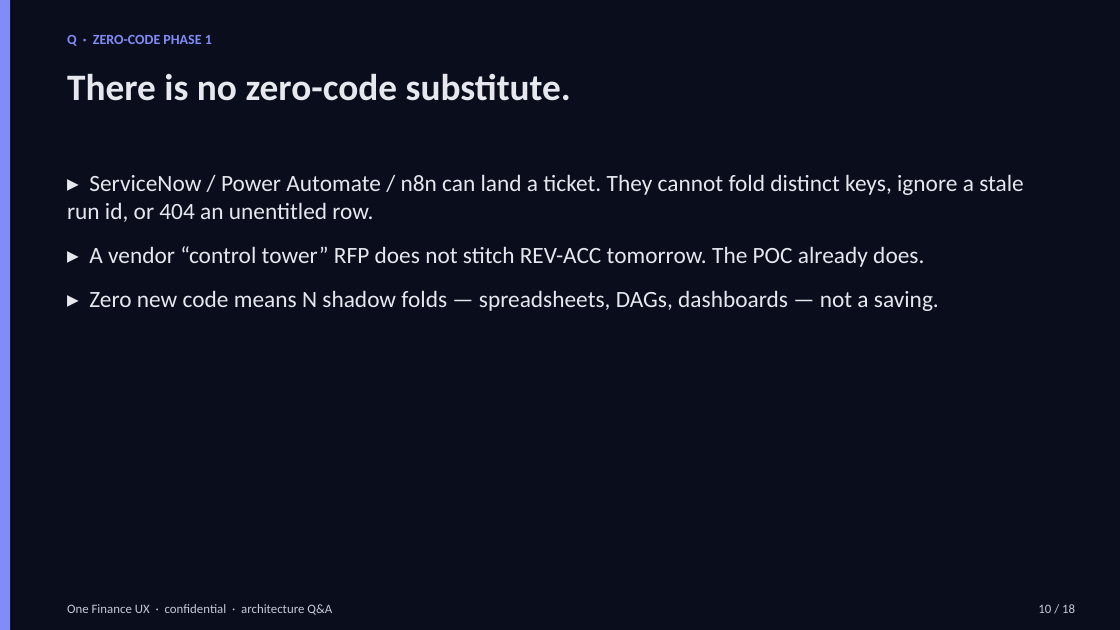
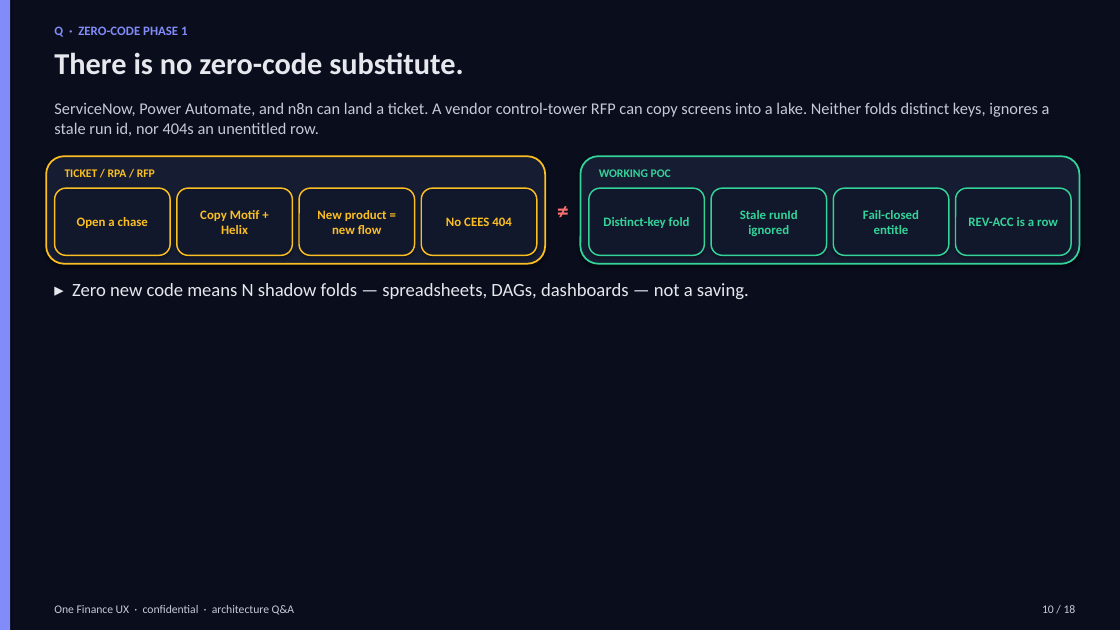
Before and after one commit to praveen2025work/onefinuxdemo, a slide deck: slide 10 of docs/design/arch-qa-deck.pptx. Drawn at 1120x630 pixels with LibreOffice and Linux fonts; fonts in the diff are those of the drawing. Boxes give left, top, right and bottom in pixels: in the first picture for what was removed or moved away, otherwise in the second. Text is boxed around its words. In the diff, an @@ line names an element or a change of style, - is before the commit and + after.

```diff
--- a/docs/design/arch-qa-deck.pptx
+++ b/docs/design/arch-qa-deck.pptx
@@ text "Q · ZERO-CODE PHASE 1": place and size @@
-text "Q · ZERO-CODE PHASE 1" at <box>67,35,212,46</box>
+text "Q · ZERO-CODE PHASE 1" at <box>54,26,187,37</box>
@@ text "Q · ZERO-CODE PHASE 1" at <box>54,26,187,37</box>: size 12 to 11 pt @@
@@ text "There is no zero-code substitute.": place and size @@
-text "There is no zero-code substitute." at <box>67,73,571,101</box>
+text "There is no zero-code substitute." at <box>54,52,463,75</box>
@@ text "There is no zero-code substitute." at <box>54,52,463,75</box>: size 32 to 26 pt @@
@@ text at <box>54,102,1050,136</box>: text changed; size 20 to 14 pt; text colour #E6E8EE to #C7CAD6 @@
-▸ ServiceNow / Power Automate / n8n can land a ticket. They cannot fold distinct keys, ignore a stale run id, or 404 an unentitled row.
-▸ A vendor “control tower” RFP does not stitch REV-ACC tomorrow. The POC already does.
-▸ Zero new code means N shadow folds — spreadsheets, DAGs, dashboards — not a saving.
+ServiceNow, Power Automate, and n8n can land a ticket. A vendor control-tower RFP can copy screens into a lake. Neither folds distinct keys, ignores a stale run id, nor 404s an unentitled row.
@@ rounded rectangle added at <box>46,156,545,264</box>, fill #161D33, outline #FBBF24 1.5 pt @@
@@ text added at <box>65,169,155,177</box>, 10 pt, text #FBBF24, bold @@
+TICKET / RPA / RFP
@@ rounded rectangle added at <box>581,156,1080,264</box>, fill #161D33, outline #34D399 1.5 pt @@
@@ text added at <box>599,169,671,177</box>, 10 pt, text #34D399, bold @@
+WORKING POC
@@ rounded rectangle added at <box>55,188,171,255</box>, fill #12182C, outline #FBBF24 1.25 pt, 11 pt, text #FBBF24, bold @@
+Open a chase
@@ rounded rectangle added at <box>176,188,292,255</box>, fill #12182C, outline #FBBF24 1.25 pt, 11 pt, text #FBBF24, bold @@
+Copy Motif + Helix
@@ rounded rectangle added at <box>299,188,415,255</box>, fill #12182C, outline #FBBF24 1.25 pt, 11 pt, text #FBBF24, bold @@
+New product = new flow
@@ rounded rectangle added at <box>421,188,537,255</box>, fill #12182C, outline #FBBF24 1.25 pt, 11 pt, text #FBBF24, bold @@
+No CEES 404
@@ text added at <box>545,192,581,226</box>, 20 pt, text #F87171, bold @@
+≠
@@ rounded rectangle added at <box>589,188,705,255</box>, fill #12182C, outline #34D399 1.25 pt, 11 pt, text #34D399, bold @@
+Distinct-key fold
@@ rounded rectangle added at <box>711,188,827,255</box>, fill #12182C, outline #34D399 1.25 pt, 11 pt, text #34D399, bold @@
+Stale runId ignored
@@ rounded rectangle added at <box>833,188,949,255</box>, fill #12182C, outline #34D399 1.25 pt, 11 pt, text #34D399, bold @@
+Fail-closed entitle
@@ rounded rectangle added at <box>956,188,1072,255</box>, fill #12182C, outline #34D399 1.25 pt, 11 pt, text #34D399, bold @@
+REV-ACC is a row
@@ text added at <box>72,283,749,299</box>, 16 pt, text #E6E8EE @@
+▸ Zero new code means N shadow folds — spreadsheets, DAGs, dashboards — not a saving.
@@ text "One Finance UX · confidential ...": place and size @@
-text "One Finance UX · confidential ..." at <box>67,604,332,615</box>
+text "One Finance UX · confidential ..." at <box>54,605,294,615</box>
@@ text "One Finance UX · confidential ..." at <box>54,605,294,615</box>: size 11 to 10 pt @@
@@ text "10 / 18" at <box>1042,605,1076,613</box>: size 11 to 10 pt @@
```
Also in this commit, not shown: 17 other slides changed, 4 other files.
